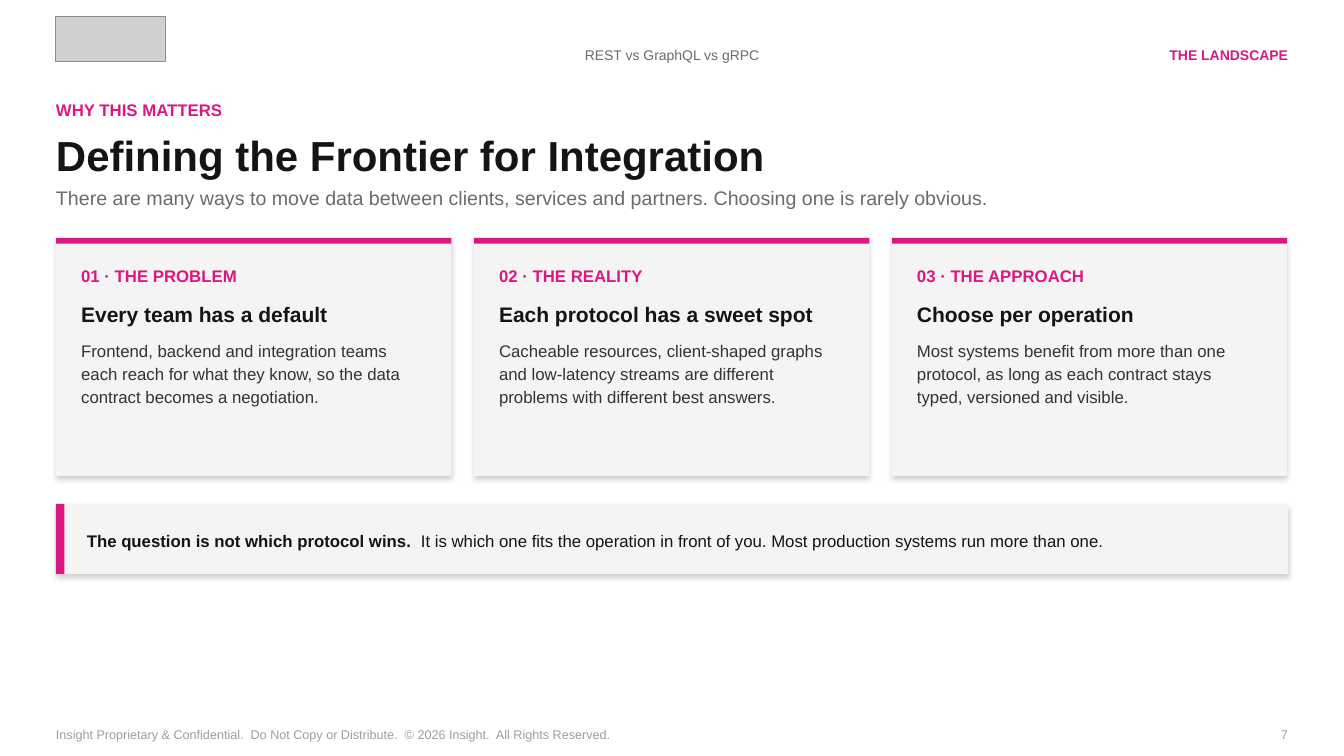
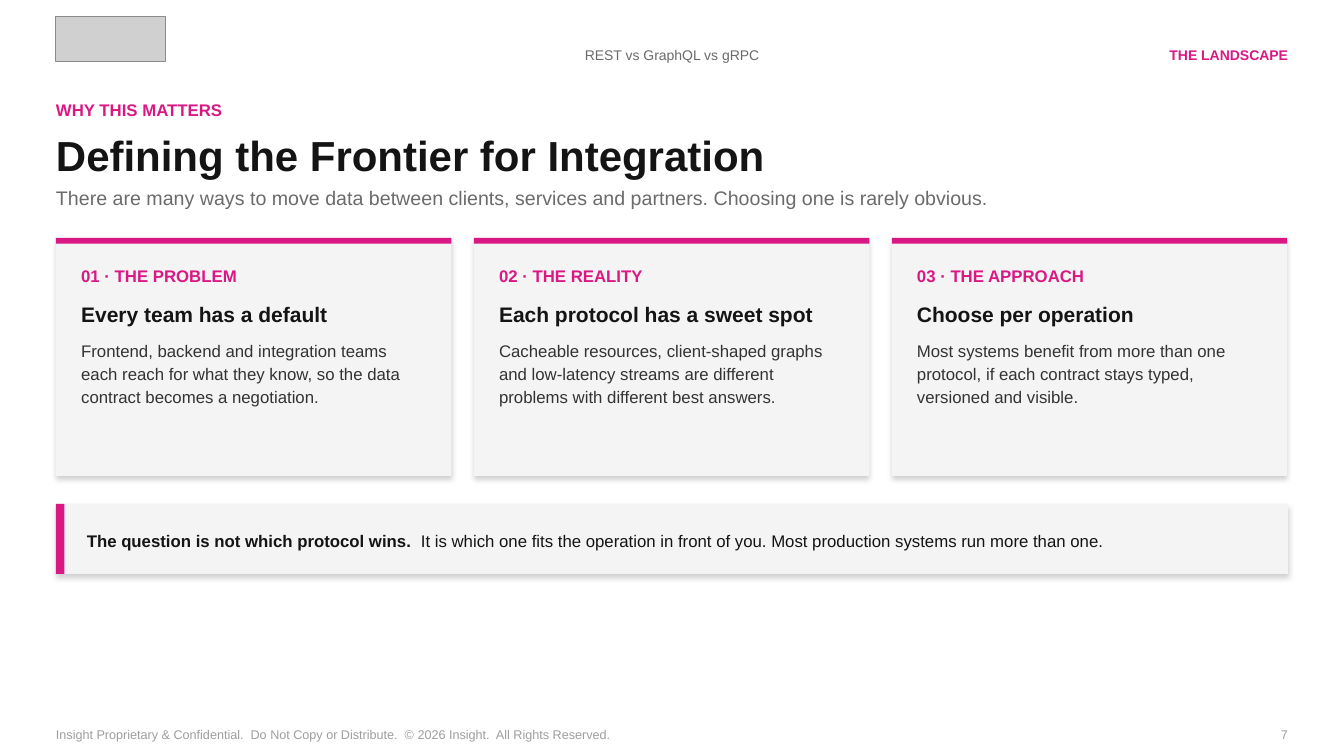
Before and after one commit to spietrek-insight/rest-graphql-grpc-ai-routing, a slide deck: slide 7 of presentation/rest-graphql-grpc-ai-routing-v6.pptx. Drawn at 1344x756 pixels with LibreOffice and Linux fonts; fonts in the diff are those of the drawing; grey boxes stand for pictures. Boxes give left, top, right and bottom in pixels: in the first picture for what was removed or moved away, otherwise in the second. Text is boxed around its words. In the diff, an @@ line names an element or a change of style, - is before the commit and + after.

```diff
--- a/presentation/rest-graphql-grpc-ai-routing-v6.pptx
+++ b/presentation/rest-graphql-grpc-ai-routing-v6.pptx
@@ text at [917,345,1225,403]: text changed @@
-Most systems benefit from more than one protocol, as long as each contract stays typed, versioned and visible.
+Most systems benefit from more than one protocol, if each contract stays typed, versioned and visible.
```
Also in this commit, not shown: 12 other slides changed, 1 other file.
